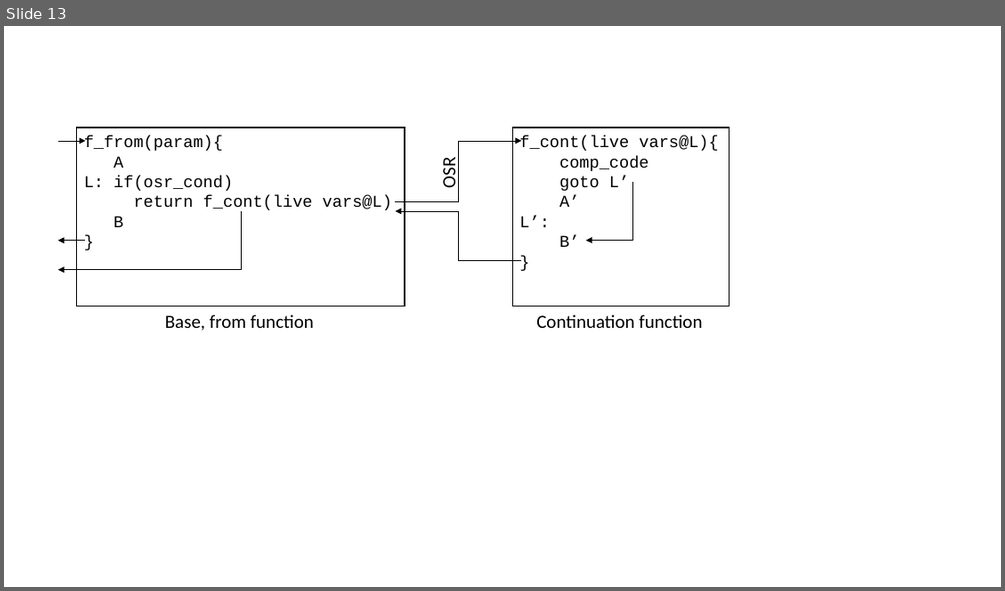
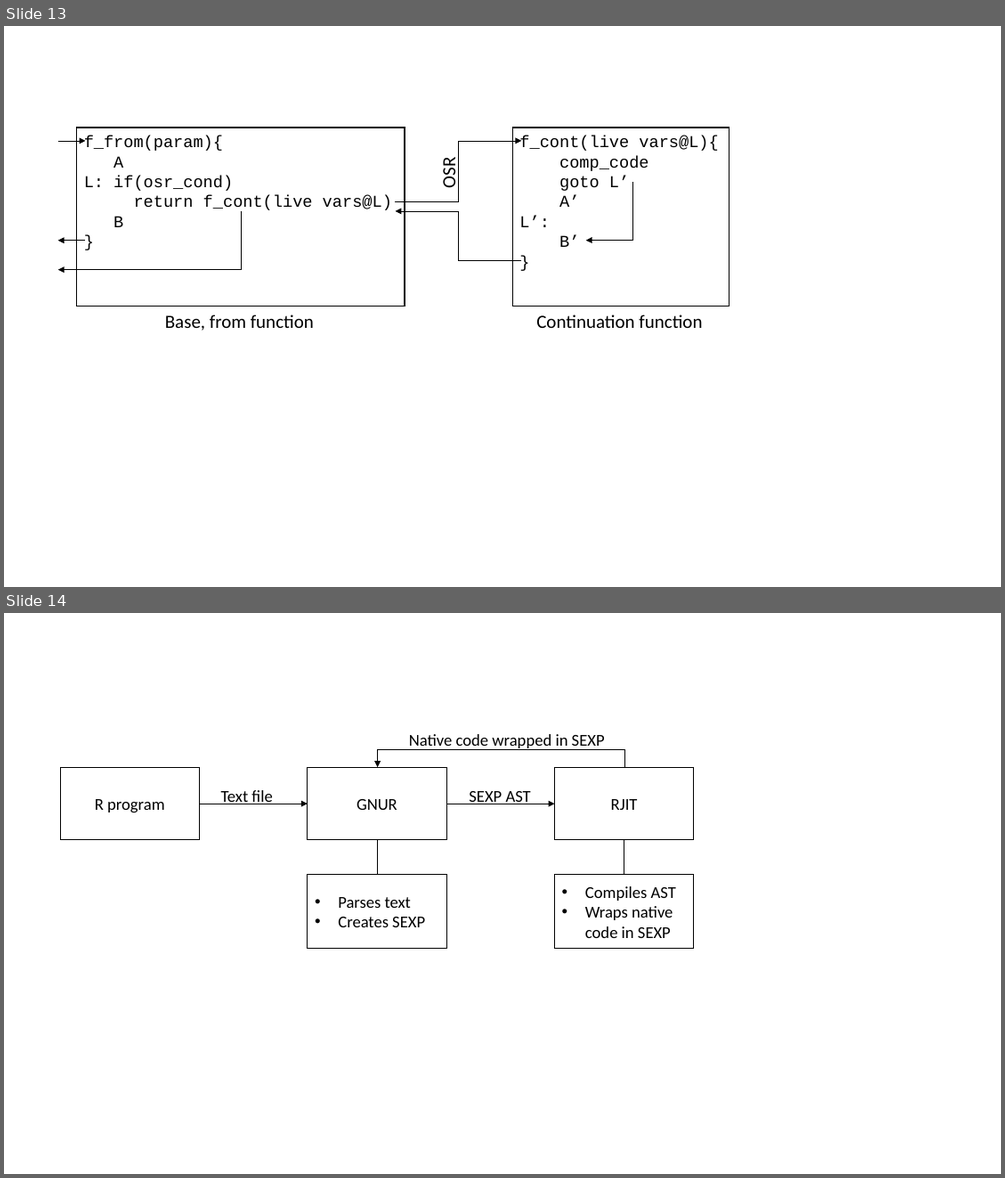
Before and after one commit to aghosn/master-thesis, a slide deck: MasterThesis/Figures/holzle.pptx. Shown one above the other, each under a label of ours: slide 13 before the commit, slides 13 and 14 after it. The pictures are 1005x591 and 1005x1178 pixels, drawn with LibreOffice and Linux fonts; fonts in the diff are those of the drawing. Boxes give left, top, right and bottom in pixels: in the first picture for what was removed or moved away, otherwise in the second. Text is boxed around its words. In the diff, an @@ line names an element or a change of style, - is before the commit and + after.

```diff
--- a/MasterThesis/Figures/holzle.pptx
+++ b/MasterThesis/Figures/holzle.pptx
@@ slide 14 added at <box>4,613,1001,1174</box>, background #FFFFFF @@
@@ text added at <box>409,734,605,750</box>, 16 pt, text #000000 @@
+Native code wrapped in SEXP
@@ rectangle added at <box>60,768,199,840</box>, fill #FFFFFF, outline #000000 1 pt, 16 pt, text #000000 @@
+R program
@@ rectangle added at <box>307,768,446,840</box>, fill #FFFFFF, outline #000000 1 pt, 16 pt, text #000000 @@
+GNUR
@@ elbow arrow added from (624, 769) to (378, 767), #000000 0.5 pt @@
@@ rectangle added at <box>554,768,694,840</box>, fill #FFFFFF, outline #000000 1 pt, 16 pt, text #000000 @@
+RJIT
@@ text added at <box>221,790,272,804</box>, 16 pt, text #000000 @@
+Text file
@@ text added at <box>469,791,531,804</box>, 16 pt, text #000000 @@
+SEXP AST
@@ arrow added from (199, 803) to (307, 803), #000000 0.5 pt @@
@@ arrow added from (446, 803) to (554, 803), #000000 0.5 pt @@
@@ line added from (377, 840) to (377, 875), #000000 0.5 pt @@
@@ line added from (624, 840) to (624, 875), #000000 0.5 pt @@
@@ rectangle added at <box>307,875,446,949</box>, fill #FFFFFF, outline #000000 1 pt, 16 pt, text #000000 @@
+• Parses text
+• Creates SEXP
@@ rectangle added at <box>554,875,694,949</box>, fill #FFFFFF, outline #000000 1 pt, 16 pt, text #000000 @@
+• Compiles AST
+• Wraps native code in SEXP
```
Also in this commit, not shown: 18 other files.
